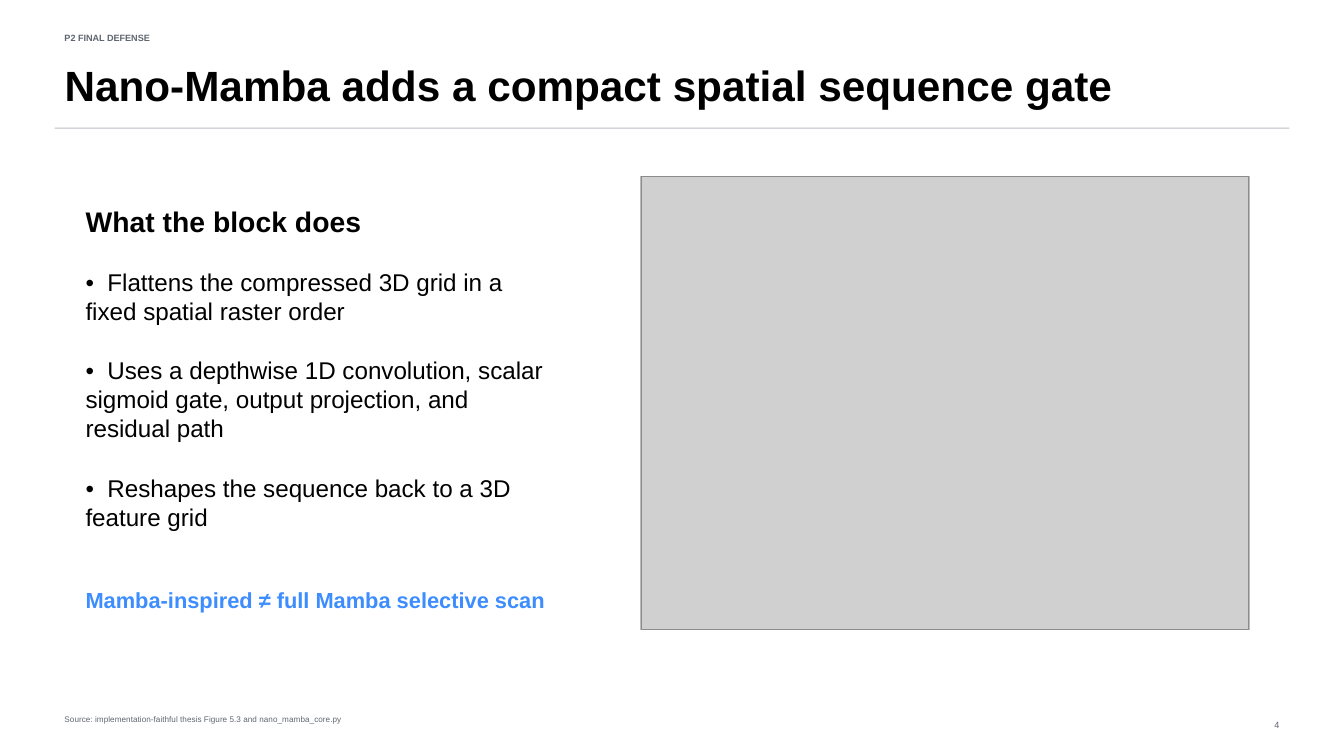
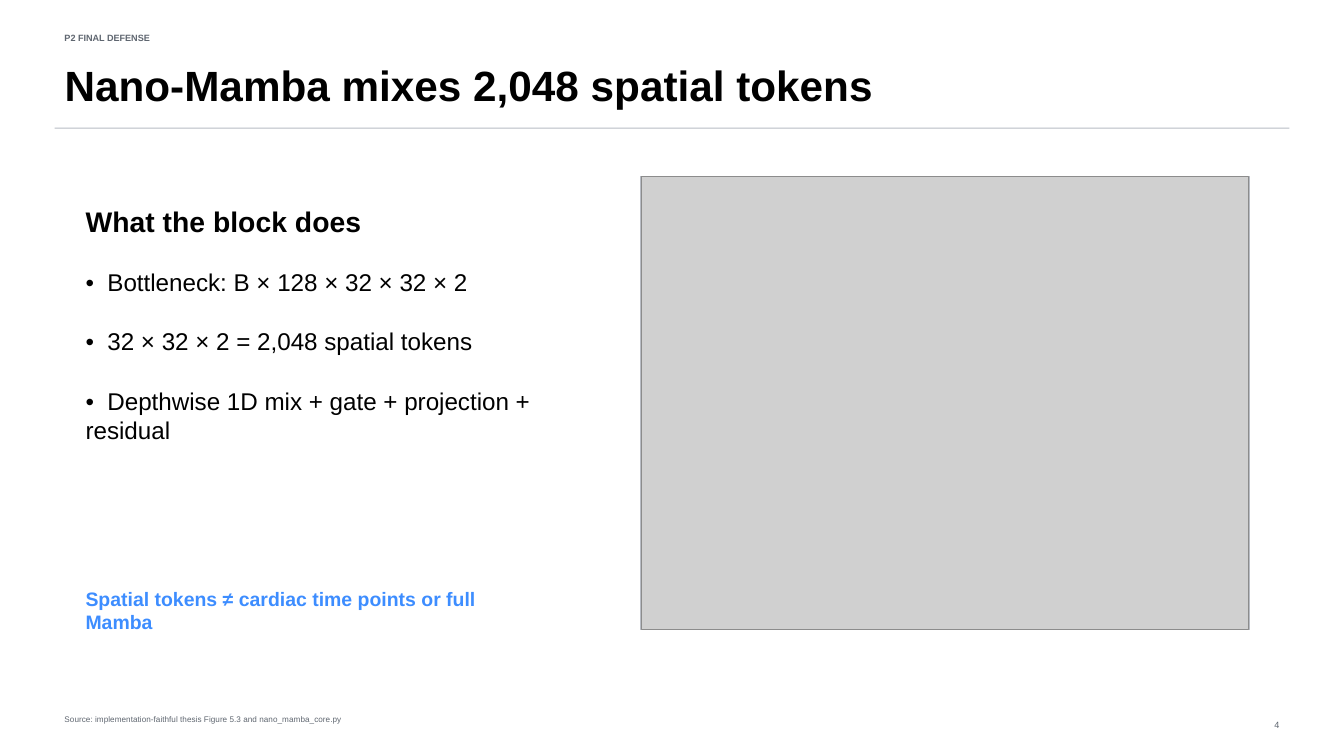
Before and after one commit to DCarchimonde/fyp-nano-mamba-unet, a slide deck: slide 4 of presentation/P2_Final_Defense_Tong_Siyuan.pptx. Drawn at 1344x756 pixels with LibreOffice and Linux fonts; fonts in the diff are those of the drawing; grey boxes stand for pictures. Boxes give left, top, right and bottom in pixels: in the first picture for what was removed or moved away, otherwise in the second. Text is boxed around its words. In the diff, an @@ line names an element or a change of style, - is before the commit and + after.

```diff
--- a/presentation/P2_Final_Defense_Tong_Siyuan.pptx
+++ b/presentation/P2_Final_Defense_Tong_Siyuan.pptx
@@ text at bbox=[65, 70, 872, 110]: text changed @@
-Nano-Mamba adds a compact spatial sequence gate
+Nano-Mamba mixes 2,048 spatial tokens
@@ text at bbox=[86, 273, 509, 440]: text changed @@
-• Flattens the compressed 3D grid in a fixed spatial raster order
-• Uses a depthwise 1D convolution, scalar sigmoid gate, output projection, and residual path
-• Reshapes the sequence back to a 3D feature grid
+• Bottleneck: B × 128 × 32 × 32 × 2
+• 32 × 32 × 2 = 2,048 spatial tokens
+• Depthwise 1D mix + gate + projection + residual
@@ text at bbox=[86, 592, 475, 629]: text changed; size 15.6 to 13.9 pt @@
-Mamba-inspired ≠ full Mamba selective scan
+Spatial tokens ≠ cardiac time points or full Mamba
```
Also in this commit, not shown: 4 other slides changed, 21 other files.
